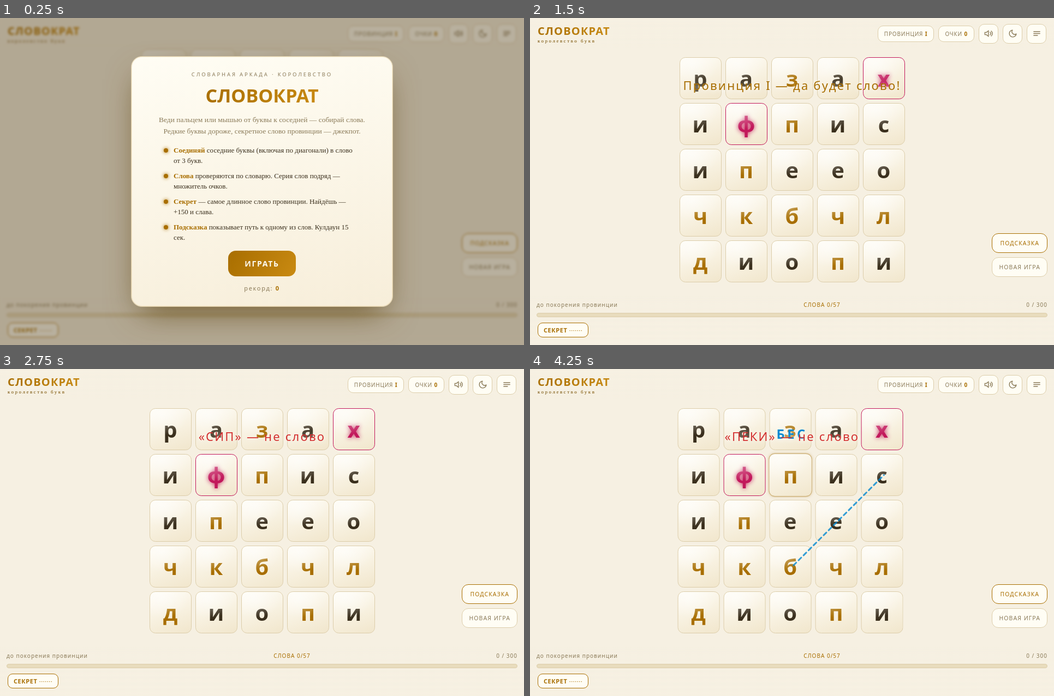
Above: before the commit, frames 1-4 (two rows, left to right).
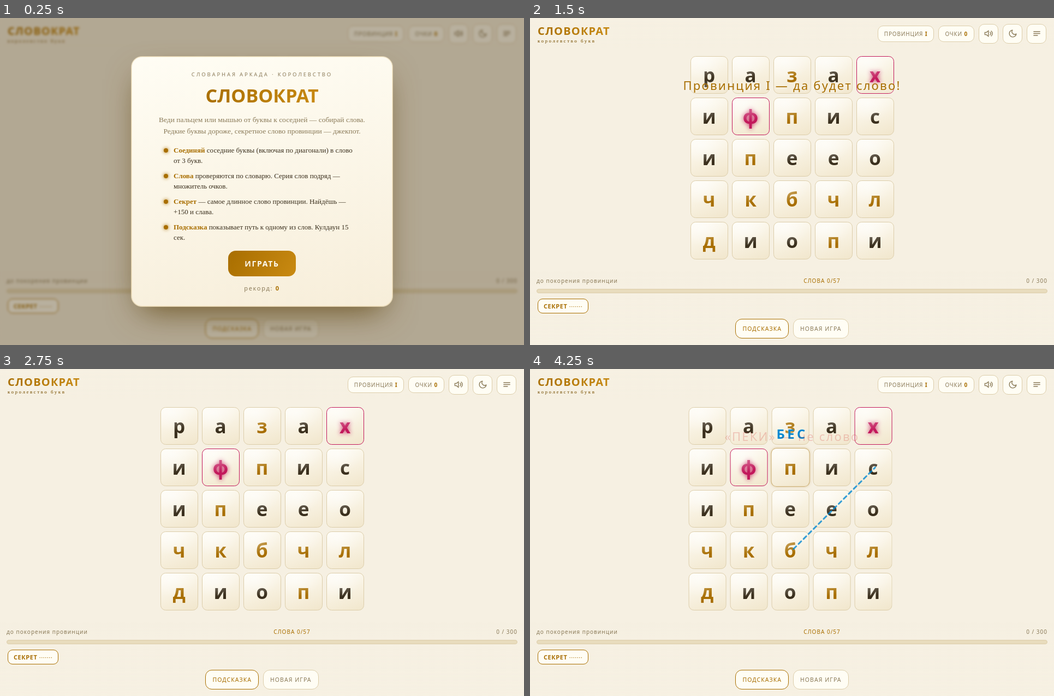
Above: after the commit, the same moments.

Repository: Kuvucu/games
Game: browser game, page slovokrat.html
Two runs of this game, one before a commit and one after it. Both use one fixed random seed, a clock stepped at 60 frames per second and the inputs below.
Inputs (mouse positions are in pixels of both pictures, inside the frame that each line leads up to; where the layout moved, square brackets give the same spot in the first picture):
- Up to frame 1 (0.25 s): no input
- Up to frame 2 (1.5 s): click "ИГРАТЬ" at 0.27 s; move the mouse to (792, 214) at 1.07 s; click (750, 116) [744, 122] at 1.27 s
- Up to frame 3 (2.75 s): move the mouse to (157, 499) at 1.67 s; click (262, 467) [262, 473] at 1.87 s; click (178, 427) [167, 427] at 2.02 s; press the mouse at (366, 483) at 2.27 s; release the mouse at (262, 467) at 2.4 s; click (345, 509) [351, 519] at 2.47 s
- Up to frame 4 (4.25 s): move the mouse to (870, 597) at 2.87 s; click (792, 509) [792, 519] at 3.07 s; move the mouse to (661, 614) at 3.47 s; click (750, 509) [744, 519] at 3.67 s; press the mouse at (792, 467) at 4.07 s; release the mouse at (739, 646) at 4.2 s

The runs differ from the first frame. In frame 1, 0.2% of the frame differs, in the area x 1-97%, y 68-97%; in frame 2, 11%; in frame 3, 11%; in frame 4, 11%, in the area x 1-99%, y 11-98%.

Commit message:
slovokrat: buttons into bottom panel, new-game confirm, layout reflow, coalesced pointer events

Diff:
--- a/slovokrat.html
+++ b/slovokrat.html
@@ -103,7 +103,7 @@
   opacity:0;transition:opacity .3s;text-shadow:var(--toastSh)}
 #toast.on{opacity:1}
 #toast.good{color:var(--green)}#toast.bad{color:var(--red)}#toast.gold{color:var(--gold)}
-#actions{position:fixed;right:12px;bottom:calc(var(--stagePad,118px) + 18px + env(safe-area-inset-bottom));z-index:21;display:flex;flex-direction:column;gap:8px}
+#actions{display:flex;gap:8px;justify-content:center;margin-top:8px}
 .abtn{min-width:86px;padding:10px 12px;border-radius:12px;border:1px solid var(--line);
   background:var(--panel);font-family:var(--fd);font-size:10.5px;letter-spacing:.1em;color:var(--dim);
   transition:all .15s}
@@ -189,11 +189,10 @@
   <div id="progTxt"><span id="progLabel">до покорения провинции</span><span id="wordCount"></span><span id="progScore">0 / 300</span></div>
   <div id="progress"><div id="progressFill"></div></div>
   <div id="words"></div>
-</div>
-
-<div id="actions">
-  <button class="abtn gold" id="btnHint">ПОДСКАЗКА</button>
-  <button class="abtn" id="btnNew">НОВАЯ ИГРА</button>
+  <div id="actions">
+    <button class="abtn gold" id="btnHint">ПОДСКАЗКА</button>
+    <button class="abtn" id="btnNew">НОВАЯ ИГРА</button>
+  </div>
 </div>
 
 <!-- стартовый экран -->
@@ -226,6 +225,19 @@
     </div>
     <div id="lvWords" class="hidden"></div>
     <button class="btn ghost hidden" id="btnBack">НАЗАД</button>
+  </div>
+</div>
+
+<!-- подтверждение новой игры -->
+<div class="overlay hidden" id="ovConfirm">
+  <div class="panel">
+    <div class="ov-kicker">новая игра</div>
+    <div class="ov-title" style="font-size:clamp(20px,5vw,28px)">СБРОСИТЬ ПРОГРЕСС?</div>
+    <p class="ov-sub">Текущая провинция, очки и найденные слова будут потеряны. Рекорд сохранится.</p>
+    <div class="lv-btns">
+      <button class="btn" id="btnConfirmNew">НАЧАТЬ ЗАНОВО</button>
+      <button class="btn ghost" id="btnConfirmCancel">ОТМЕНА</button>
+    </div>
   </div>
 </div>
 
@@ -502,14 +514,17 @@
 function onMove(e){
   if(!dragging||e.pointerId!==pid)return;
   e.preventDefault();
-  // интерполяция сегмента: быстрый взмах не перескакивает плитки —
-  // иначе по диагонали «промахивался» мимо нужной буквы
-  const x=e.clientX,y=e.clientY;
-  const dx=x-lastPX, dy=y-lastPY, d=Math.hypot(dx,dy);
-  const step=Math.max(8,tilePx*0.35);
-  const n=Math.max(1,Math.ceil(d/step));
-  for(let k=1;k<=n;k++) tryAddTile(tileAt(lastPX+dx*k/n,lastPY+dy*k/n));
-  lastPX=x; lastPY=y;
+  // coalesced events: браузер может склеить несколько перемещений в одно —
+  // берём все промежуточные точки, иначе быстрый взмах теряет плитки
+  const evs=(e.getCoalescedEvents&&e.getCoalescedEvents().length>1)?e.getCoalescedEvents():[e];
+  for(const ev of evs){
+    const x=ev.clientX,y=ev.clientY;
+    const dx=x-lastPX, dy=y-lastPY, d=Math.hypot(dx,dy);
+    const step=Math.max(8,tilePx*0.3);
+    const n=Math.max(1,Math.ceil(d/step));
+    for(let k=1;k<=n;k++) tryAddTile(tileAt(lastPX+dx*k/n,lastPY+dy*k/n));
+    lastPX=x; lastPY=y;
+  }
 }
 function onUp(e){
   window.removeEventListener('pointermove',onMove);
@@ -759,7 +774,9 @@
 document.addEventListener('keydown',e=>{
   if(e.code==='KeyM'){S.muted=!S.muted;store.set('muted',S.muted);updateSoundUI();}
 });
-$('btnNew').addEventListener('click',()=>{AU.ensure();AU.click();newGame();});
+$('btnNew').addEventListener('click',()=>{AU.ensure();AU.click();$('ovConfirm').classList.remove('hidden');});
+$('btnConfirmNew').addEventListener('click',()=>{AU.click();$('ovConfirm').classList.add('hidden');newGame();});
+$('btnConfirmCancel').addEventListener('click',()=>{AU.click();$('ovConfirm').classList.add('hidden');});
 $('btnMenu').addEventListener('click',()=>{AU.click();S.mode='menu';$('ovLevel').classList.add('hidden');$('ovStart').classList.remove('hidden');
   $('bestStart').textContent=S.best.toLocaleString('ru-RU');});
 $('btnHint').addEventListener('click',showHint);
@@ -812,6 +829,9 @@
 /* ═══ INIT ═══ */
 updateSoundUI(); updateThemeUI();
 $('bestStart').textContent=S.best.toLocaleString('ru-RU');
+// нижняя панель меняет высоту (чипы слов, кнопки) — поле должно пересчитываться,
+// иначе нижний ряд плиток уезжает под текст прогресса
+if(window.ResizeObserver) new ResizeObserver(()=>sizeBoard()).observe(bottomEl);
 sizeBoard();
 genBoard(); S.secret=pickSecretFromBoard(); renderBoard(); renderWords();   // демо-поле за меню
 </script>
